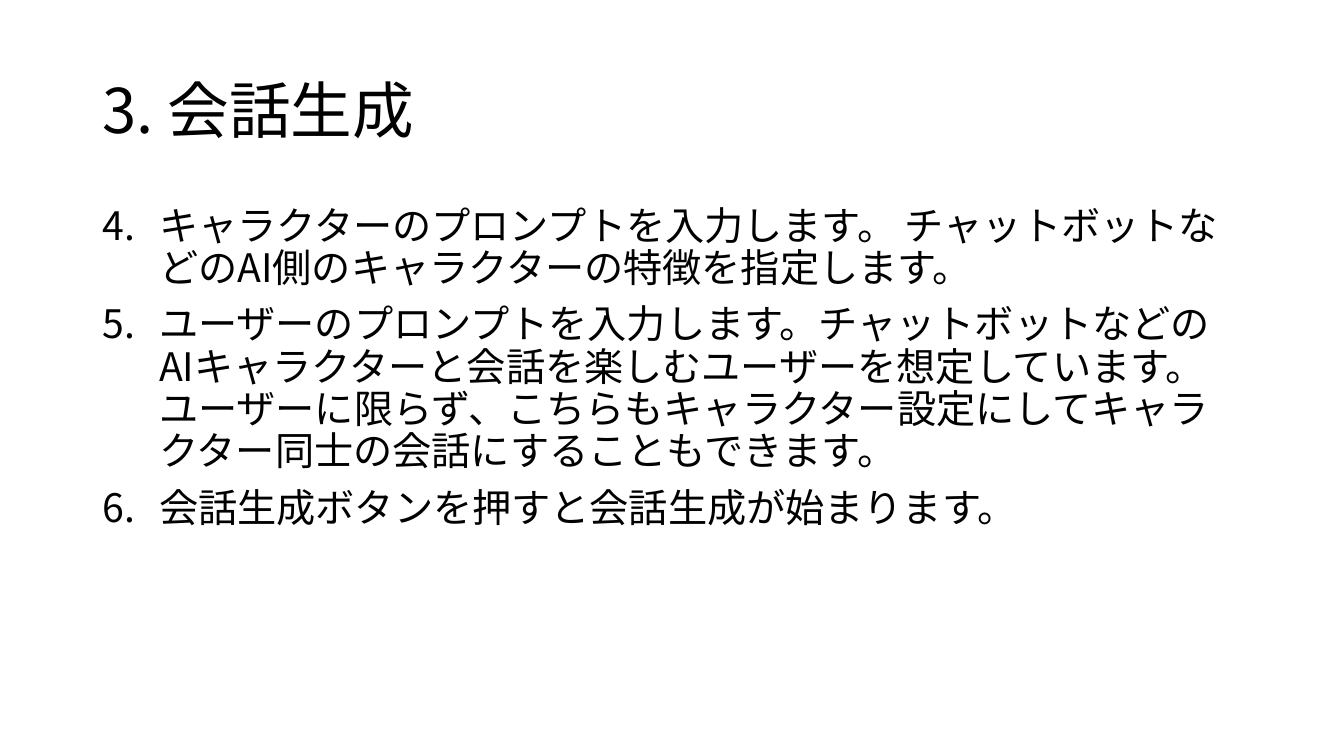
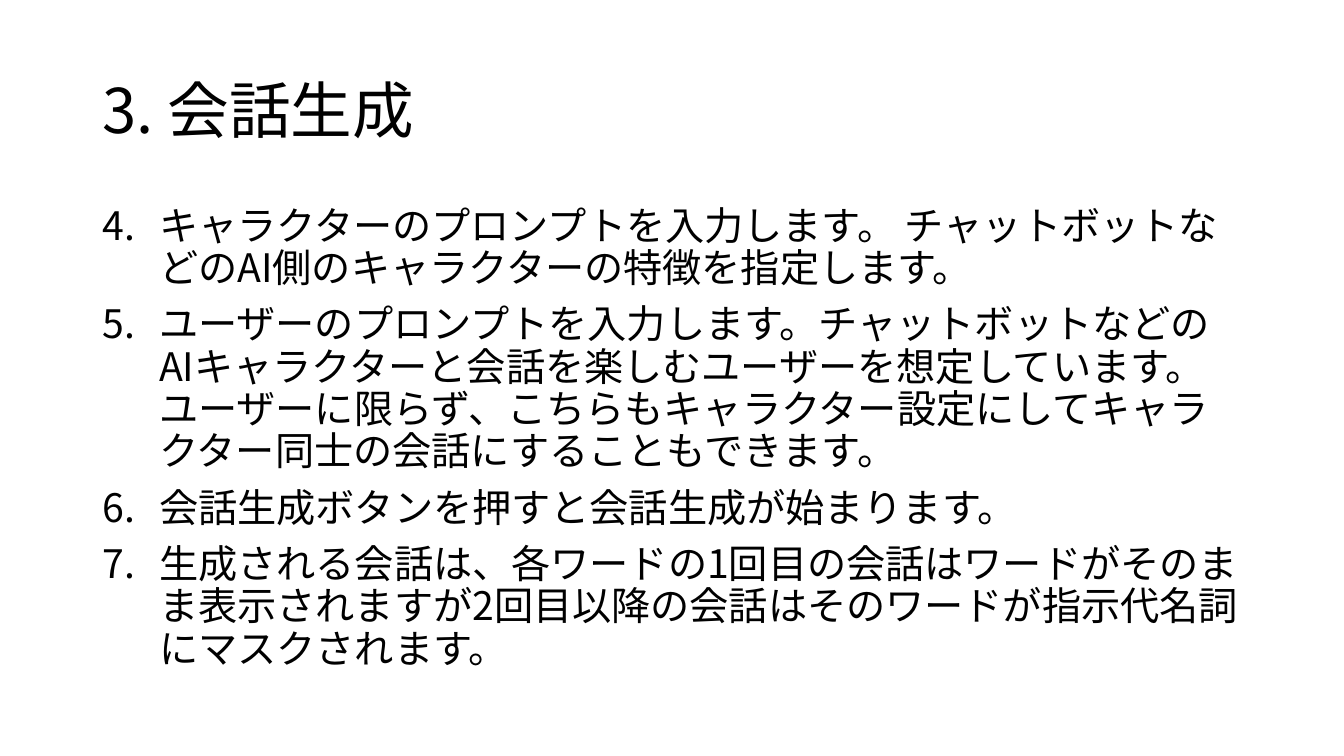
Before and after one commit to flymywife/Meta-CommunicationRAG, a slide deck: slide 9 of mcrag-app-mcp/sample/MCRAG_mcp_マニュアル.pptx. Drawn at 1344x756 pixels with LibreOffice and Linux fonts; fonts in the diff are those of the drawing. Boxes give left, top, right and bottom in pixels: in the first picture for what was removed or moved away, otherwise in the second. Text is boxed around its words. In the diff, an @@ line names an element or a change of style, - is before the commit and + after.

Commit message:
マスクした会話１会話履歴につき１質問生成

```diff
--- a/mcrag-app-mcp/sample/MCRAG_mcp_マニュアル.pptx
+++ b/mcrag-app-mcp/sample/MCRAG_mcp_マニュアル.pptx
@@ text at [159, 545, 1238, 666]: paragraph added @@
+7. 生成される会話は、各ワードの1回目の会話はワードがそのまま表示されますが2回目以降の会話はそのワードが指示代名詞にマスクされます。
```
Also in this commit, not shown: 1 other slide changed, 11 other files.
